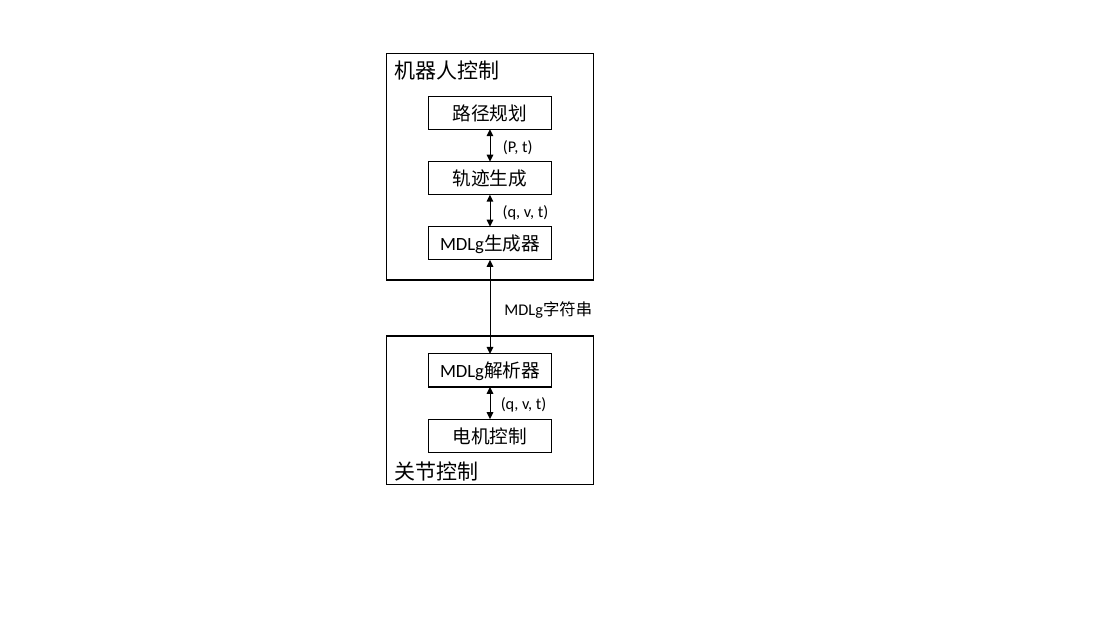
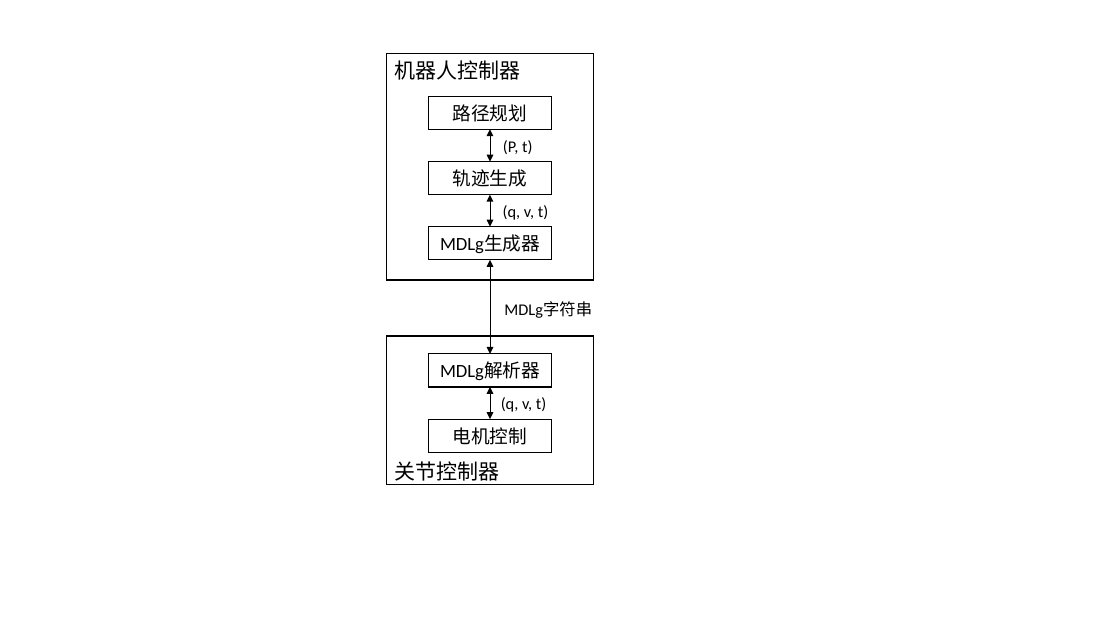
Before and after one commit to liuzhaoming5954/MDL_paper, a slide deck: slide 1 of 计算机仿真投稿/论文作图/整体框架.pptx. Drawn at 1120x630 pixels with LibreOffice and Linux fonts; fonts in the diff are those of the drawing. Boxes give left, top, right and bottom in pixels: in the first picture for what was removed or moved away, otherwise in the second. Text is boxed around its words. In the diff, an @@ line names an element or a change of style, - is before the commit and + after.

```diff
--- a/计算机仿真投稿/论文作图/整体框架.pptx
+++ b/计算机仿真投稿/论文作图/整体框架.pptx
@@ text at <box>395,60,521,80</box>: text changed @@
-机器人控制
+机器人控制器
@@ text at <box>395,461,500,481</box>: text changed @@
-关节控制
+关节控制器
```
Also in this commit, not shown: 5 other files.
